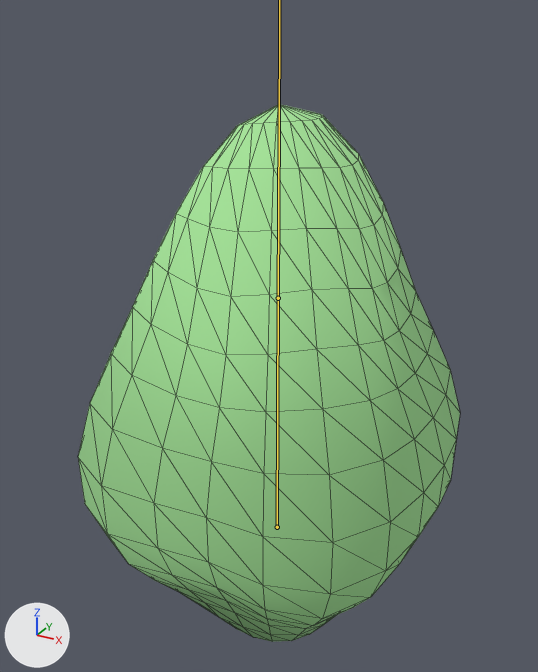
The glTF model assets/models/blob.gltf as it was, and as the next commit left it.
Rendered twice from a camera (50 mm lens) standing at (0.609, -1.142, 1.242) and looking at (-0.03, 0.02, 0.661). Arrows for +X, +Y and +Z are at lower left; the lights stay in place. The picture after the commit comes second. Both versions are drawn at frame 7 of the action 'walk'; the numbers are the values there. The bones that bend it are drawn over the model as lines. Mesh edges are drawn as thin lines.
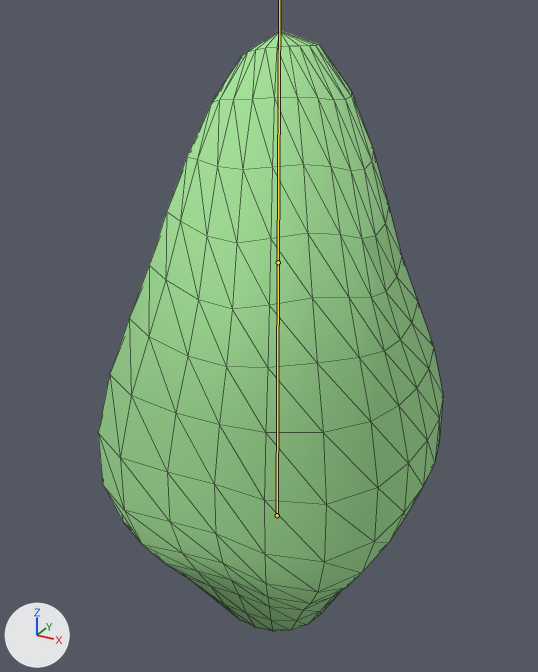
Location of each change, [x1, y1, x2, y2] in pixels of the pictures (538 x 672 px):
```json
{"object": "Mesh_0", "change": "posed", "before": [78, 104, 460, 642], "after": [98, 30, 443, 631], "on screen": "10% narrower, 12% taller"}
{"bone": "base", "before": "(277, 527) to (278, 298)", "after": "(277, 515) to (278, 262)"}
```

Edits to the scene script, one JSON object a line:
```json
{"block": "bone_base", "where": "bone_base = bpy.data.objects['Armature'].pose.bones['base']"}
{"op": "set", "path": "bone_base.location", "old": "(0.0, 0.05, 0.0)", "new": "(0.0, 0.079, 0.0)"}
{"op": "set", "path": "bone_base.scale", "old": "(0.87, 1.16, 0.87)", "new": "(0.8, 1.25, 0.8)"}
{"block": "bone_top", "where": "bone_top = bpy.data.objects['Armature'].pose.bones['top']  # child of 'base'"}
{"op": "set", "path": "bone_top.scale", "old": "(0.92, 1.11, 0.92)", "new": "(0.87, 1.16, 0.87)"}
```
